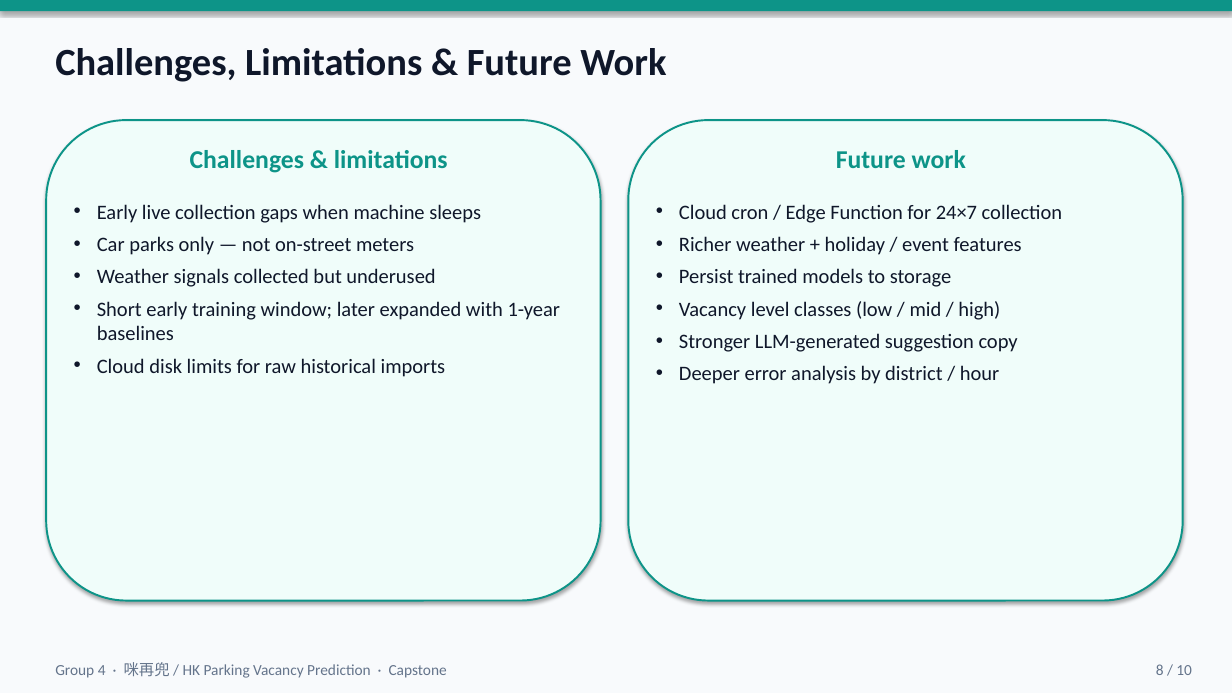
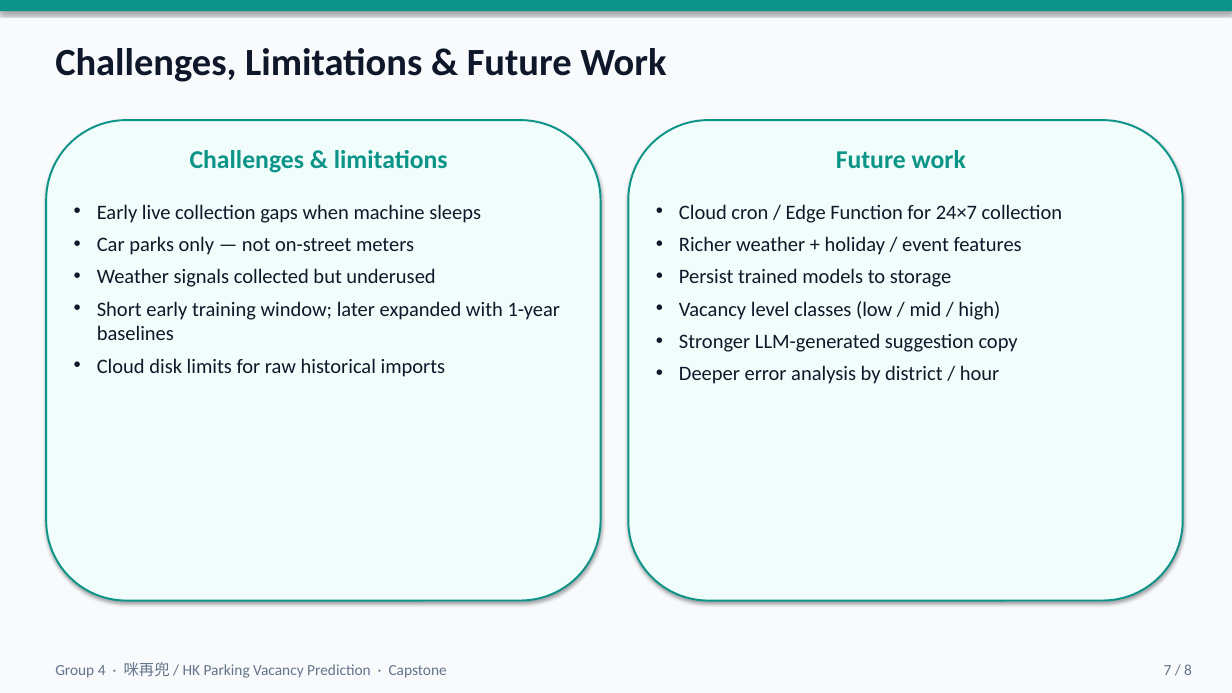
Before and after one commit to keithlky1992/hk-parking-vacancy-prediction, a slide deck: slide 7 of presentation/Group4_HK_Parking_Vacancy_Prediction.pptx (slide 8 before the commit). Drawn at 1232x693 pixels with LibreOffice and Linux fonts; fonts in the diff are those of the drawing. Boxes give left, top, right and bottom in pixels: in the first picture for what was removed or moved away, otherwise in the second. Text is boxed around its words. In the diff, an @@ line names an element or a change of style, - is before the commit and + after.

```diff
--- a/presentation/Group4_HK_Parking_Vacancy_Prediction.pptx
+++ b/presentation/Group4_HK_Parking_Vacancy_Prediction.pptx
@@ text at bbox=[1164, 664, 1192, 675]: text changed @@
-8 / 10
+7 / 8
```
Also in this commit, not shown: 6 other slides changed, 2 slides removed, 5 other files.
